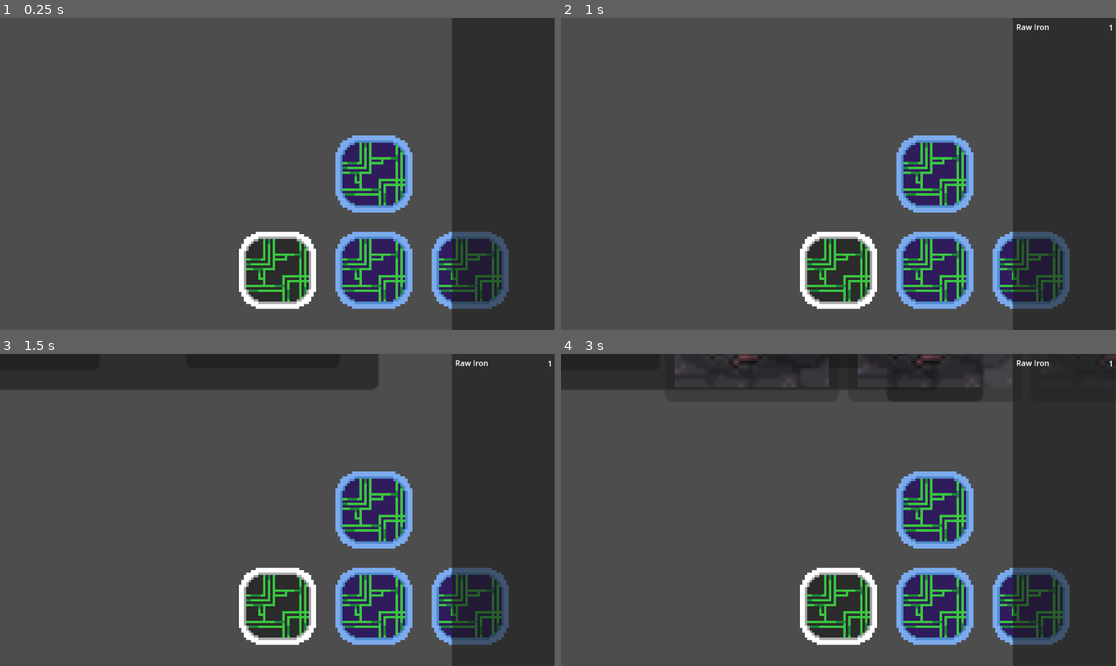
Above: before the commit, frames 1-4 (two rows, left to right).
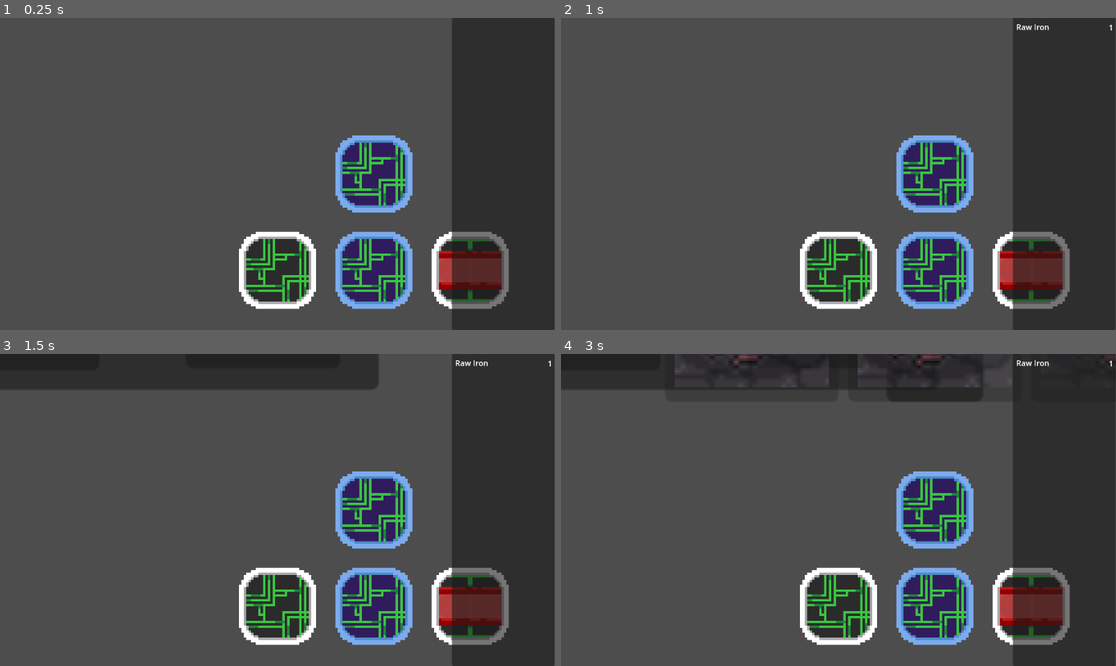
Above: after the commit, the same moments.

Repository: ManechLepage/GodotWild-Jam68
Game: Godot game, scene res://Scenes/node_2d.tscn
Two runs of this game, one before a commit and one after it. Both use one fixed random seed, a clock stepped at 60 frames per second and the inputs below.
Inputs (mouse positions are in pixels of both pictures, inside the frame that each line leads up to):
- Up to frame 1 (0.25 s): no input
- Up to frame 2 (1 s): tap Enter at 0.5 s; move the mouse to (932, 174) at 0.52 s; click (932, 174) at 0.67 s
- Up to frame 3 (1.5 s): tap Space at 1.25 s; move the mouse to (277, 606) at 1.27 s; click (277, 606) at 1.42 s
- Up to frame 4 (3 s): tap Enter at 2 s; move the mouse to (1032, 606) at 2.02 s; click (1032, 606) at 2.17 s; tap Space at 2.75 s; move the mouse to (932, 606) at 2.77 s; click (932, 606) at 2.92 s

The runs differ from the first frame. In frame 1, 2.8% of the frame differs, in the area x 77-92%, y 68-94%; in frame 2, 2.8%; in frame 3, 2.8%; in frame 4, 2.8%.

Commit message:
Smelter animation

Diff:
--- /dev/null
+++ b/Godot Wild-jam 68/Graphics/sections/Smelter/smelter1.tres
@@ -0,0 +1,54 @@
+[gd_resource type="SpriteFrames" load_steps=12 format=3 uid="uid://bwa14y06aj72d"]
+
+[ext_resource type="Texture2D" uid="uid://c4fi1ikcbbyq0" path="res://Graphics/sections/Smelter/Tier1/smelter1.png" id="1_01yv5"]
+[ext_resource type="Texture2D" uid="uid://d0gnv6orpmckm" path="res://Graphics/sections/Smelter/Tier1/smelter2.png" id="2_c5gnx"]
+[ext_resource type="Texture2D" uid="uid://dlkrsjyk8cldk" path="res://Graphics/sections/Smelter/Tier1/smelter3.png" id="3_xrhd3"]
+[ext_resource type="Texture2D" uid="uid://cqjdccmyj60uw" path="res://Graphics/sections/Smelter/Tier1/smelter4.png" id="4_ltqqi"]
+[ext_resource type="Texture2D" uid="uid://c31hiw51qdtme" path="res://Graphics/sections/Smelter/Tier1/smelter5.png" id="5_vw4sw"]
+[ext_resource type="Texture2D" uid="uid://cdoilrkk3fty0" path="res://Graphics/sections/Smelter/Tier1/smelter6.png" id="6_utqht"]
+[ext_resource type="Texture2D" uid="uid://3iqi7uvnk5d5" path="res://Graphics/sections/Smelter/Tier1/smelter7.png" id="7_vir6h"]
+[ext_resource type="Texture2D" uid="uid://ch17005q16r5x" path="res://Graphics/sections/Smelter/Tier1/smelter8.png" id="8_h4c0o"]
+[ext_resource type="Texture2D" uid="uid://b6iu1ac5fknq4" path="res://Graphics/sections/Smelter/Tier1/smelter9.png" id="9_0n8lr"]
+[ext_resource type="Texture2D" uid="uid://1rjligoc0jhq" path="res://Graphics/sections/Smelter/Tier1/smelter10.png" id="10_ewny4"]
+[ext_resource type="Texture2D" uid="uid://b0b5vfpa0kgsf" path="res://Graphics/sections/Smelter/Tier1/smelter11.png" id="11_0tvf2"]
+
+[resource]
+animations = [{
+"frames": [{
+"duration": 1.0,
+"texture": ExtResource("1_01yv5")
+}, {
+"duration": 1.0,
+"texture": ExtResource("2_c5gnx")
+}, {
+"duration": 1.0,
+"texture": ExtResource("3_xrhd3")
+}, {
+"duration": 1.0,
+"texture": ExtResource("4_ltqqi")
+}, {
+"duration": 1.0,
+"texture": ExtResource("5_vw4sw")
+}, {
+"duration": 1.0,
+"texture": ExtResource("6_utqht")
+}, {
+"duration": 1.0,
+"texture": ExtResource("7_vir6h")
+}, {
+"duration": 1.0,
+"texture": ExtResource("8_h4c0o")
+}, {
+"duration": 1.0,
+"texture": ExtResource("9_0n8lr")
+}, {
+"duration": 1.0,
+"texture": ExtResource("10_ewny4")
+}, {
+"duration": 1.0,
+"texture": ExtResource("11_0tvf2")
+}],
+"loop": true,
+"name": &"default",
+"speed": 15.0
+}]
--- /dev/null
+++ b/Godot Wild-jam 68/Graphics/sections/Smelter/smelter2.tres
@@ -0,0 +1,54 @@
+[gd_resource type="SpriteFrames" load_steps=12 format=3 uid="uid://wbjadt53jq25"]
+
+[ext_resource type="Texture2D" uid="uid://c4fi1ikcbbyq0" path="res://Graphics/sections/Smelter/Tier1/smelter1.png" id="1_gdqmo"]
+[ext_resource type="Texture2D" uid="uid://d0gnv6orpmckm" path="res://Graphics/sections/Smelter/Tier1/smelter2.png" id="2_eenl8"]
+[ext_resource type="Texture2D" uid="uid://dlkrsjyk8cldk" path="res://Graphics/sections/Smelter/Tier1/smelter3.png" id="3_utk8j"]
+[ext_resource type="Texture2D" uid="uid://cqjdccmyj60uw" path="res://Graphics/sections/Smelter/Tier1/smelter4.png" id="4_oydep"]
+[ext_resource type="Texture2D" uid="uid://c31hiw51qdtme" path="res://Graphics/sections/Smelter/Tier1/smelter5.png" id="5_gvgc1"]
+[ext_resource type="Texture2D" uid="uid://cdoilrkk3fty0" path="res://Graphics/sections/Smelter/Tier1/smelter6.png" id="6_m6ufc"]
+[ext_resource type="Texture2D" uid="uid://3iqi7uvnk5d5" path="res://Graphics/sections/Smelter/Tier1/smelter7.png" id="7_7c5xl"]
+[ext_resource type="Texture2D" uid="uid://ch17005q16r5x" path="res://Graphics/sections/Smelter/Tier1/smelter8.png" id="8_75nin"]
+[ext_resource type="Texture2D" uid="uid://b6iu1ac5fknq4" path="res://Graphics/sections/Smelter/Tier1/smelter9.png" id="9_vk4j6"]
+[ext_resource type="Texture2D" uid="uid://1rjligoc0jhq" path="res://Graphics/sections/Smelter/Tier1/smelter10.png" id="10_yb8my"]
+[ext_resource type="Texture2D" uid="uid://b0b5vfpa0kgsf" path="res://Graphics/sections/Smelter/Tier1/smelter11.png" id="11_xd1ct"]
+
+[resource]
+animations = [{
+"frames": [{
+"duration": 1.0,
+"texture": ExtResource("1_gdqmo")
+}, {
+"duration": 1.0,
+"texture": ExtResource("2_eenl8")
+}, {
+"duration": 1.0,
+"texture": ExtResource("3_utk8j")
+}, {
+"duration": 1.0,
+"texture": ExtResource("4_oydep")
+}, {
+"duration": 1.0,
+"texture": ExtResource("5_gvgc1")
+}, {
+"duration": 1.0,
+"texture": ExtResource("6_m6ufc")
+}, {
+"duration": 1.0,
+"texture": ExtResource("7_7c5xl")
+}, {
+"duration": 1.0,
+"texture": ExtResource("8_75nin")
+}, {
+"duration": 1.0,
+"texture": ExtResource("9_vk4j6")
+}, {
+"duration": 1.0,
+"texture": ExtResource("10_yb8my")
+}, {
+"duration": 1.0,
+"texture": ExtResource("11_xd1ct")
+}],
+"loop": true,
+"name": &"default",
+"speed": 15.0
+}]
--- /dev/null
+++ b/Godot Wild-jam 68/Graphics/sections/Smelter/smelter3.tres
@@ -0,0 +1,54 @@
+[gd_resource type="SpriteFrames" load_steps=12 format=3 uid="uid://b0g8fs5raul8h"]
+
+[ext_resource type="Texture2D" uid="uid://yhssmtb62lt2" path="res://Graphics/sections/Smelter/Tier3/smelter3.png" id="1_68wus"]
+[ext_resource type="Texture2D" uid="uid://b42f3lw1almou" path="res://Graphics/sections/Smelter/Tier3/smelter4.png" id="2_1n06g"]
+[ext_resource type="Texture2D" uid="uid://dka3fjht4un42" path="res://Graphics/sections/Smelter/Tier3/smelter5.png" id="3_la1vx"]
+[ext_resource type="Texture2D" uid="uid://cb4n6tfgapi2b" path="res://Graphics/sections/Smelter/Tier3/smelter6.png" id="4_6w2wq"]
+[ext_resource type="Texture2D" uid="uid://dxcp0q8b7thf6" path="res://Graphics/sections/Smelter/Tier3/smelter7.png" id="5_oimil"]
+[ext_resource type="Texture2D" uid="uid://85ege262dqa3" path="res://Graphics/sections/Smelter/Tier3/smelter8.png" id="6_af4jj"]
+[ext_resource type="Texture2D" uid="uid://boq0qv8ma5eh6" path="res://Graphics/sections/Smelter/Tier3/smelter9.png" id="7_wnex3"]
+[ext_resource type="Texture2D" uid="uid://pq3xdm4686x" path="res://Graphics/sections/Smelter/Tier3/smelter10.png" id="8_ntpux"]
+[ext_resource type="Texture2D" uid="uid://bvv41vkufd3dr" path="res://Graphics/sections/Smelter/Tier3/smelter11.png" id="9_b3mue"]
+[ext_resource type="Texture2D" uid="uid://drg5txbeiuguf" path="res://Graphics/sections/Smelter/Tier3/smelter12.png" id="10_kgs4g"]
+[ext_resource type="Texture2D" uid="uid://cw7cxfuxufvl" path="res://Graphics/sections/Smelter/Tier3/smelter13.png" id="11_qdiup"]
+
+[resource]
+animations = [{
+"frames": [{
+"duration": 1.0,
+"texture": ExtResource("1_68wus")
+}, {
+"duration": 1.0,
+"texture": ExtResource("2_1n06g")
+}, {
+"duration": 1.0,
+"texture": ExtResource("3_la1vx")
+}, {
+"duration": 1.0,
+"texture": ExtResource("4_6w2wq")
+}, {
+"duration": 1.0,
+"texture": ExtResource("5_oimil")
+}, {
+"duration": 1.0,
+"texture": ExtResource("6_af4jj")
+}, {
+"duration": 1.0,
+"texture": ExtResource("7_wnex3")
+}, {
+"duration": 1.0,
+"texture": ExtResource("8_ntpux")
+}, {
+"duration": 1.0,
+"texture": ExtResource("9_b3mue")
+}, {
+"duration": 1.0,
+"texture": ExtResource("10_kgs4g")
+}, {
+"duration": 1.0,
+"texture": ExtResource("11_qdiup")
+}],
+"loop": true,
+"name": &"default",
+"speed": 15.0
+}]
--- a/Godot Wild-jam 68/Scenes/Spaceship/Smelter.tscn
+++ b/Godot Wild-jam 68/Scenes/Spaceship/Smelter.tscn
@@ -1,7 +1,8 @@
-[gd_scene load_steps=8 format=3 uid="uid://yxkdxfwv8wkm"]
+[gd_scene load_steps=9 format=3 uid="uid://yxkdxfwv8wkm"]
 
 [ext_resource type="PackedScene" uid="uid://b18x7uwk4vpmy" path="res://Scenes/Spaceship/spaceship_section.tscn" id="1_kafey"]
 [ext_resource type="Script" path="res://Scripts/Spaceship/SmelterComponent.gd" id="2_klcya"]
+[ext_resource type="SpriteFrames" uid="uid://bwa14y06aj72d" path="res://Graphics/sections/Smelter/smelter1.tres" id="2_s8wy3"]
 [ext_resource type="Resource" uid="uid://d1siwpjnsnisd" path="res://Resources/Items/Mat/RawMinerals/RawIron.tres" id="3_hptp1"]
 [ext_resource type="Resource" uid="uid://c2dkqdu3pm6pu" path="res://Resources/Items/Mat/RawMinerals/RawTin.tres" id="4_884st"]
 [ext_resource type="Resource" uid="uid://hkecx5u5gpr8" path="res://Resources/Items/Mat/RawMinerals/RawCobalt.tres" id="5_c08dr"]
@@ -11,11 +12,15 @@
 size = Vector2(32.2, 32.2)
 
 [node name="Smelter" instance=ExtResource("1_kafey")]
+sprite_frames = ExtResource("2_s8wy3")
+frame = 9
+frame_progress = 0.926079
 type = 2
 
 [node name="Area2D" type="Area2D" parent="." index="0"]
 
 [node name="CollisionShape2D" type="CollisionShape2D" parent="Area2D" index="0"]
+visible = false
 position = Vector2(0.1, 0.1)
 scale = Vector2(1, 1)
 shape = SubResource("RectangleShape2D_bdrhe")
--- a/Godot Wild-jam 68/Scripts/Spaceship/SmelterComponent.gd
+++ b/Godot Wild-jam 68/Scripts/Spaceship/SmelterComponent.gd
@@ -40,6 +40,7 @@
 	is_smelting = false
 
 	timer.stop()
+	get_parent().stop()
 
 	if not Inventory.items.has(smeltor_list[(smelter_tier - 1) * 2]):
 		button1.disabled = true
@@ -79,3 +80,4 @@
 	panel.visible = false
 
 	timer.start()
+	get_parent().play()
Binary file added: Godot Wild-jam 68/Graphics/sections/Generator/Tier3/generator2.aseprite
Binary file added: Godot Wild-jam 68/Graphics/sections/Generator/Tier3/generator3.aseprite
Binary file added: Godot Wild-jam 68/Graphics/sections/Smelter/Tier1/smelter.aseprite
Binary file added: Godot Wild-jam 68/Graphics/sections/Smelter/Tier1/smelter1.png
Not shown, added: Godot Wild-jam 68/Graphics/sections/Smelter/Tier1/smelter1.png.import
Binary file added: Godot Wild-jam 68/Graphics/sections/Smelter/Tier1/smelter10.png
Not shown, added: Godot Wild-jam 68/Graphics/sections/Smelter/Tier1/smelter10.png.import
Binary file added: Godot Wild-jam 68/Graphics/sections/Smelter/Tier1/smelter11.png
Not shown, added: Godot Wild-jam 68/Graphics/sections/Smelter/Tier1/smelter11.png.import
Binary file added: Godot Wild-jam 68/Graphics/sections/Smelter/Tier1/smelter2.png
Not shown, added: Godot Wild-jam 68/Graphics/sections/Smelter/Tier1/smelter2.png.import
Binary file added: Godot Wild-jam 68/Graphics/sections/Smelter/Tier1/smelter3.png
(and 60 more such lines)
